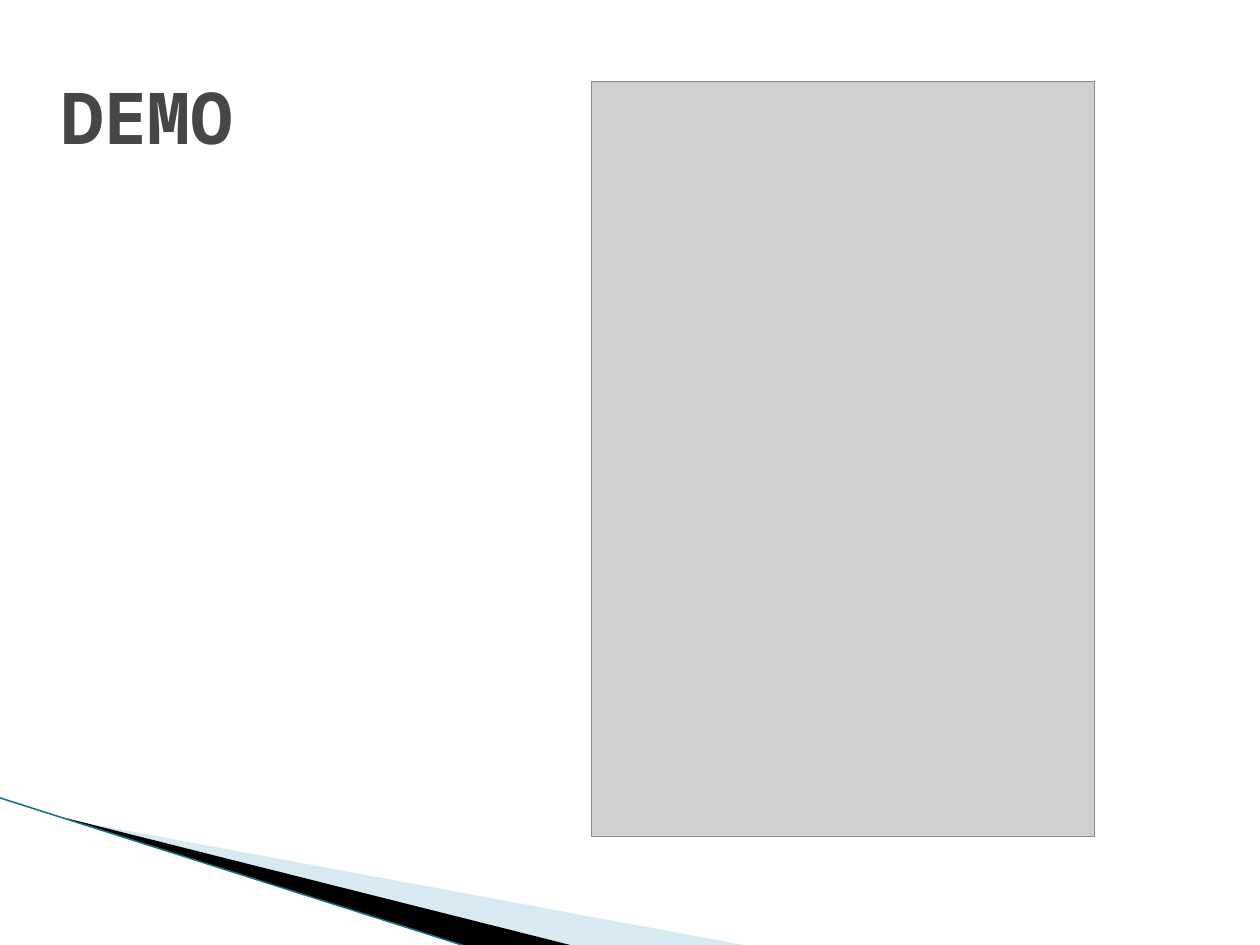
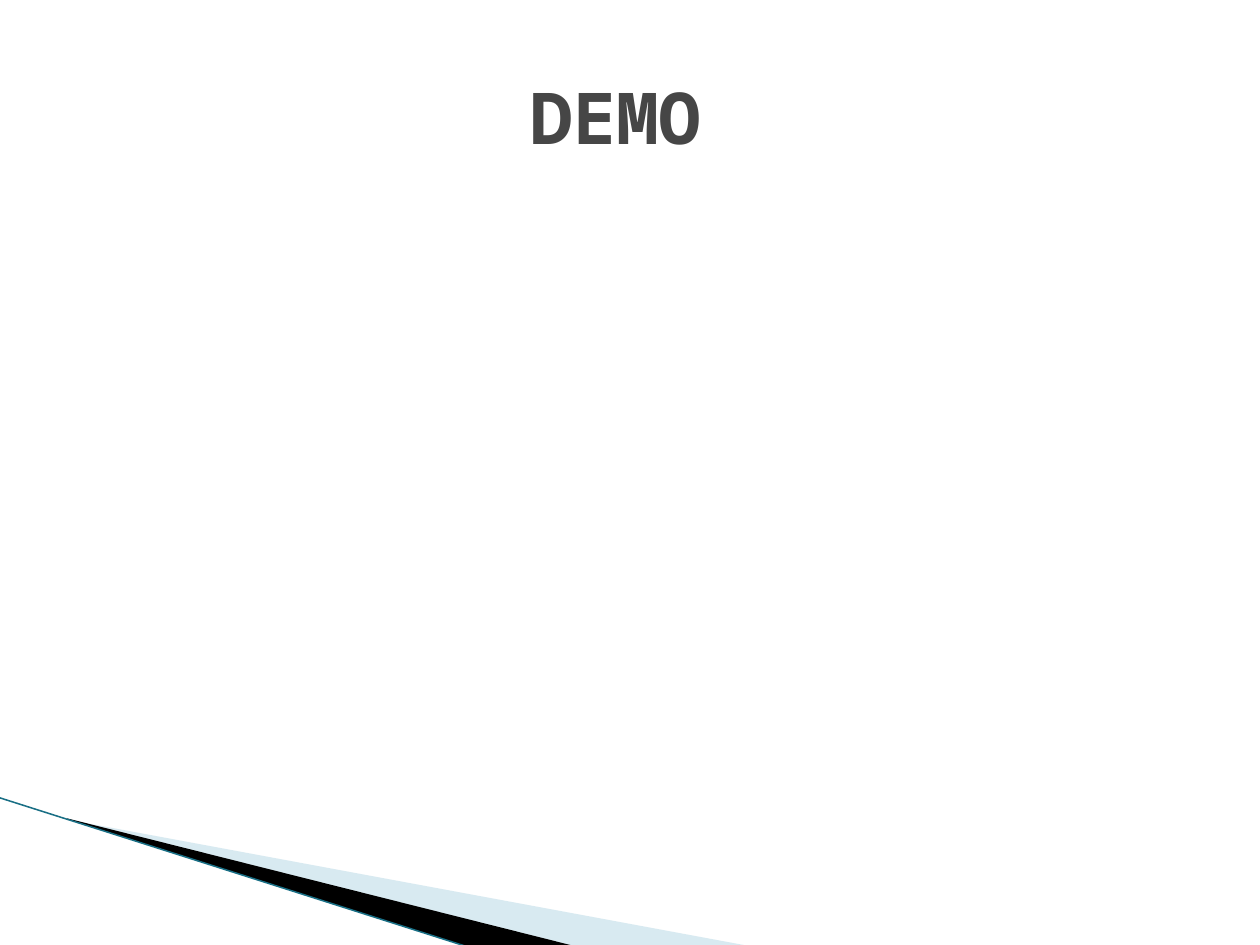
Before and after one commit to robertoxmed/c_memory_monitor, a slide deck: slide 13 of doc/Temps-Réel et Multi-coeurs.pptx. Drawn at 1260x945 pixels with LibreOffice and Linux fonts; fonts in the diff are those of the drawing; grey boxes stand for pictures; background and template pictures are left out. Boxes give left, top, right and bottom in pixels: in the first picture for what was removed or moved away, otherwise in the second. Text is boxed around its words. In the diff, an @@ line names an element or a change of style, - is before the commit and + after.

```diff
--- a/doc/Temps-Réel et Multi-coeurs.pptx
+++ b/doc/Temps-Réel et Multi-coeurs.pptx
@@ title "DEMO" at <box>530,92,701,145</box>: alignment left to centre @@
@@ picture removed at <box>592,82,1095,837</box> @@
```
Also in this commit, not shown: 5 other slides changed, 1 other file.
